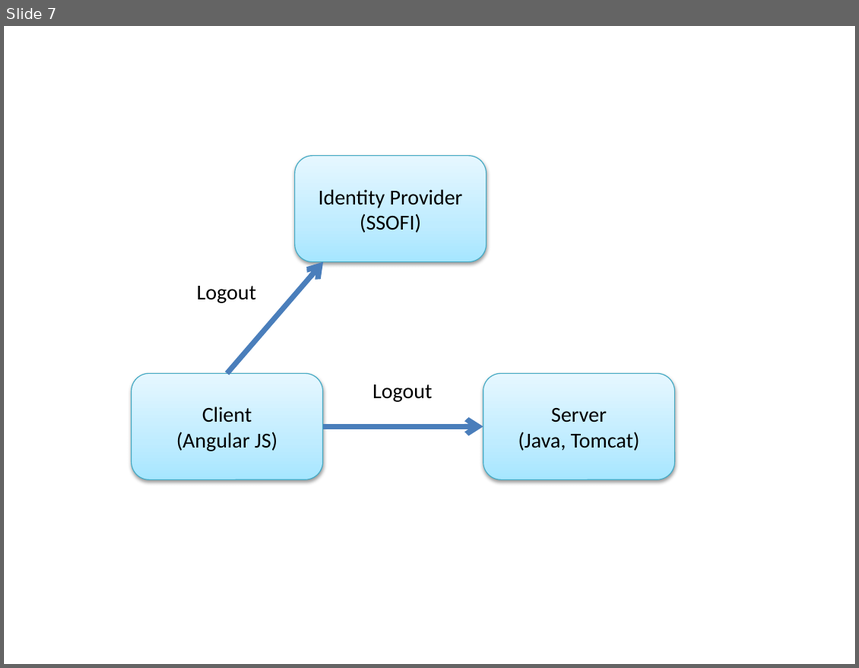
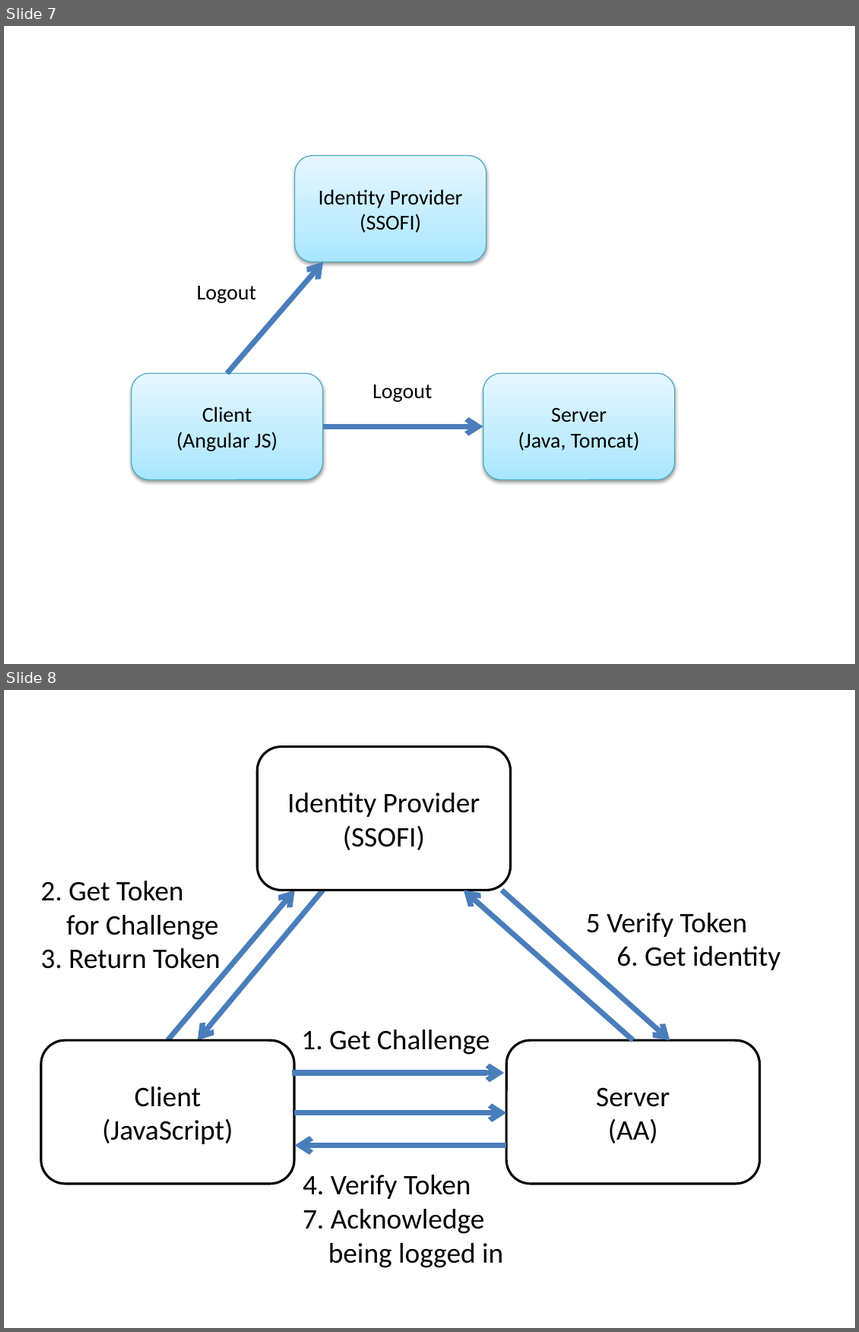
Before and after one commit to agilepro/ssofi-prolite, a slide deck: spec/ClassDiagram.pptx. Shown one above the other, each under a label of ours: slide 7 before the commit, slides 7 and 8 after it. The pictures are 859x668 and 859x1332 pixels, drawn with LibreOffice and Linux fonts; fonts in the diff are those of the drawing. Boxes give left, top, right and bottom in pixels: in the first picture for what was removed or moved away, otherwise in the second. Text is boxed around its words. In the diff, an @@ line names an element or a change of style, - is before the commit and + after.

```diff
--- a/spec/ClassDiagram.pptx
+++ b/spec/ClassDiagram.pptx
@@ slide 8 added at <box>4,690,855,1328</box>, background #FFFFFF @@
@@ rounded rectangle added at <box>258,747,512,891</box>, fill #FFFFFF, outline #000000 2 pt, 24 pt, text #000000 @@
+Identity Provider
+(SSOFI)
@@ text added at <box>40,881,221,976</box>, 24 pt, text #000000 @@
+2. Get Token
+for Challenge
+3. Return Token
@@ arrow added from (167, 1040) to (295, 890), #4B7EBC 4.5 pt @@
@@ arrow added from (323, 890) to (197, 1040), #4B7EBC 4.5 pt @@
@@ arrow added from (633, 1040) to (464, 890), #4B7EBC 4.5 pt @@
@@ arrow added from (502, 890) to (670, 1040), #4B7EBC 4.5 pt @@
@@ text added at <box>586,913,781,970</box>, 24 pt, text #000000 @@
+5 Verify Token
+6. Get identity
@@ text added at <box>301,1030,490,1055</box>, 24 pt, text #000000 @@
+1. Get Challenge
@@ rounded rectangle added at <box>41,1040,295,1185</box>, fill #FFFFFF, outline #000000 2 pt, 24 pt, text #000000 @@
+Client
+(JavaScript)
@@ rounded rectangle added at <box>506,1040,760,1185</box>, fill #FFFFFF, outline #000000 2 pt, 24 pt, text #000000 @@
+Server
+(AA)
@@ arrow added from (292, 1073) to (505, 1073), #4B7EBC 4.5 pt @@
@@ arrow added from (294, 1113) to (506, 1113), #4B7EBC 4.5 pt @@
@@ arrow added from (506, 1145) to (295, 1145), #4B7EBC 4.5 pt @@
@@ text added at <box>303,1175,503,1268</box>, 24 pt, text #000000 @@
+4. Verify Token
+7. Acknowledge
+being logged in
```
Also in this commit, not shown: 6 other files.
